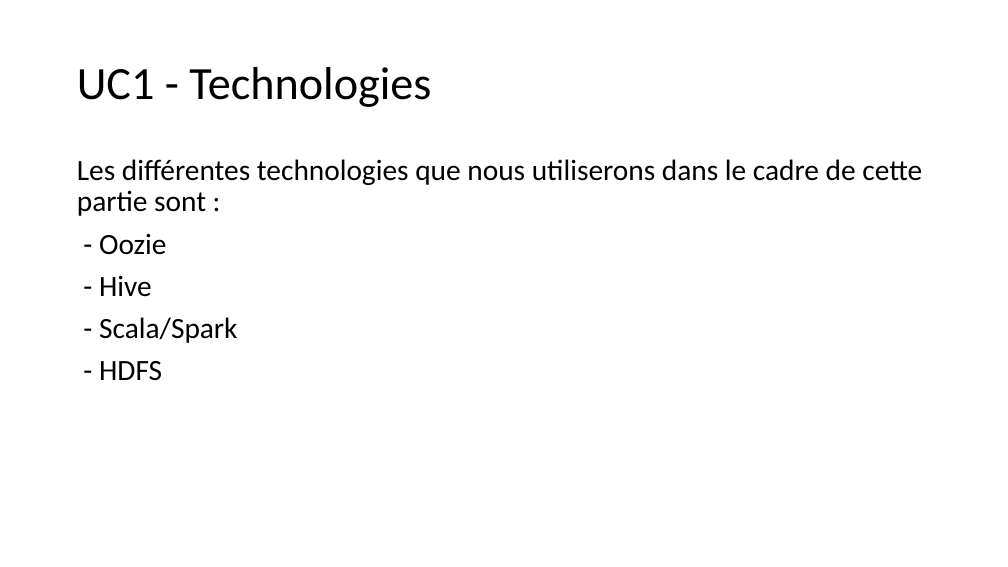
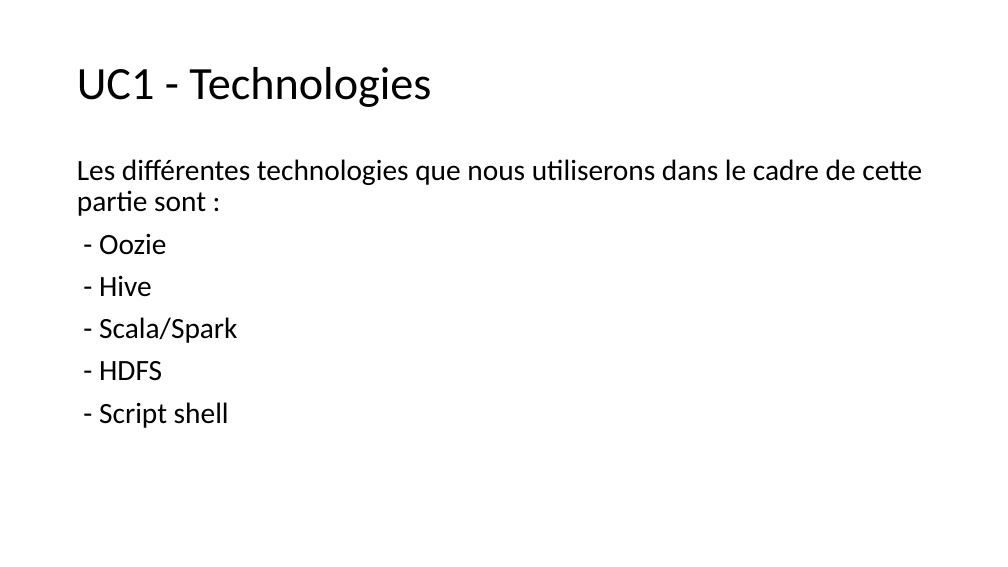
Before and after one commit to pfe-cegefos/core, a slide deck: slide 6 of PFE-CEGEFOS-groupe2.pptx. Drawn at 1008x567 pixels with LibreOffice and Linux fonts; fonts in the diff are those of the drawing. Boxes give left, top, right and bottom in pixels: in the first picture for what was removed or moved away, otherwise in the second. Text is boxed around its words. In the diff, an @@ line names an element or a change of style, - is before the commit and + after.

```diff
--- a/PFE-CEGEFOS-groupe2.pptx
+++ b/PFE-CEGEFOS-groupe2.pptx
@@ text at (x1=99, y1=402, x2=229, y2=428): paragraph added @@
+- Script shell
```
Also in this commit, not shown: 2 other slides changed, 23 other files.
